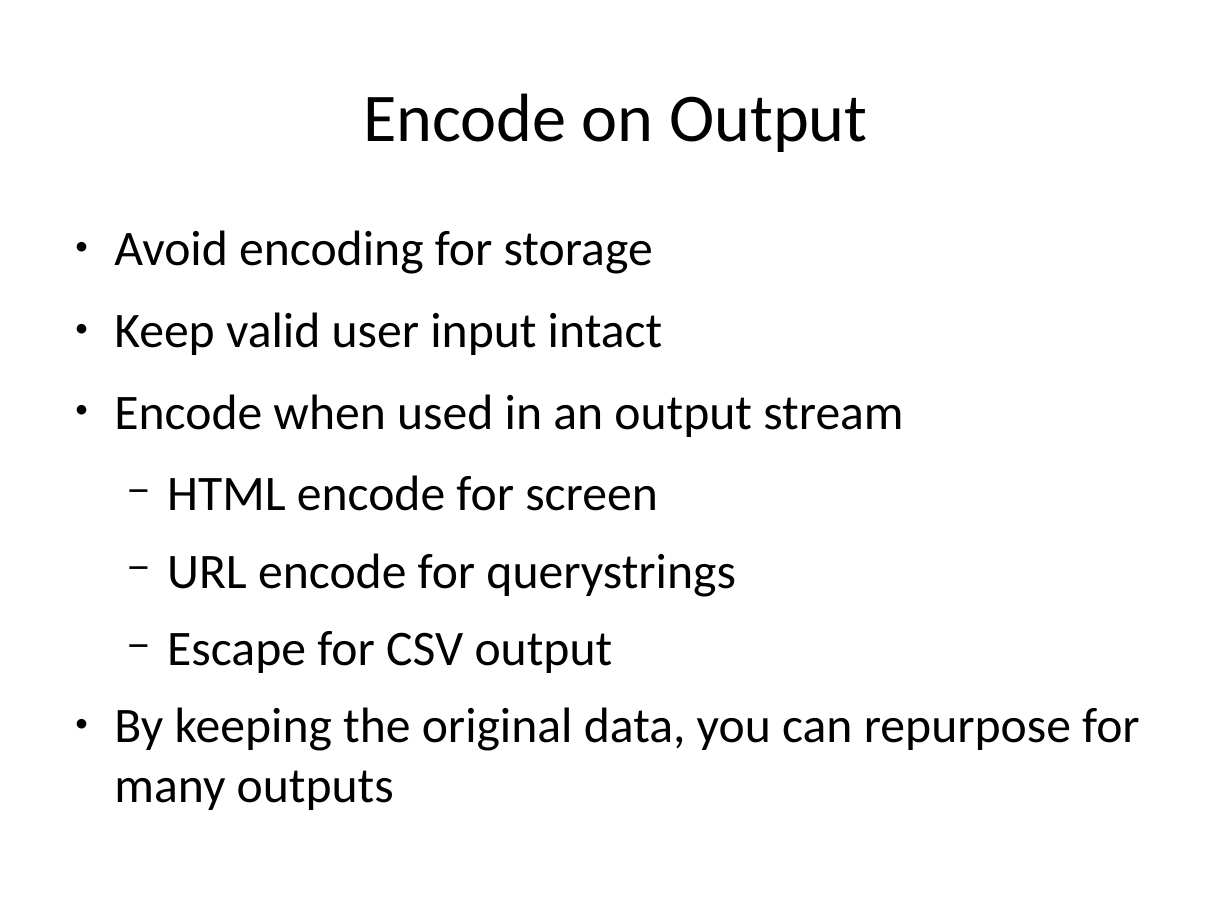
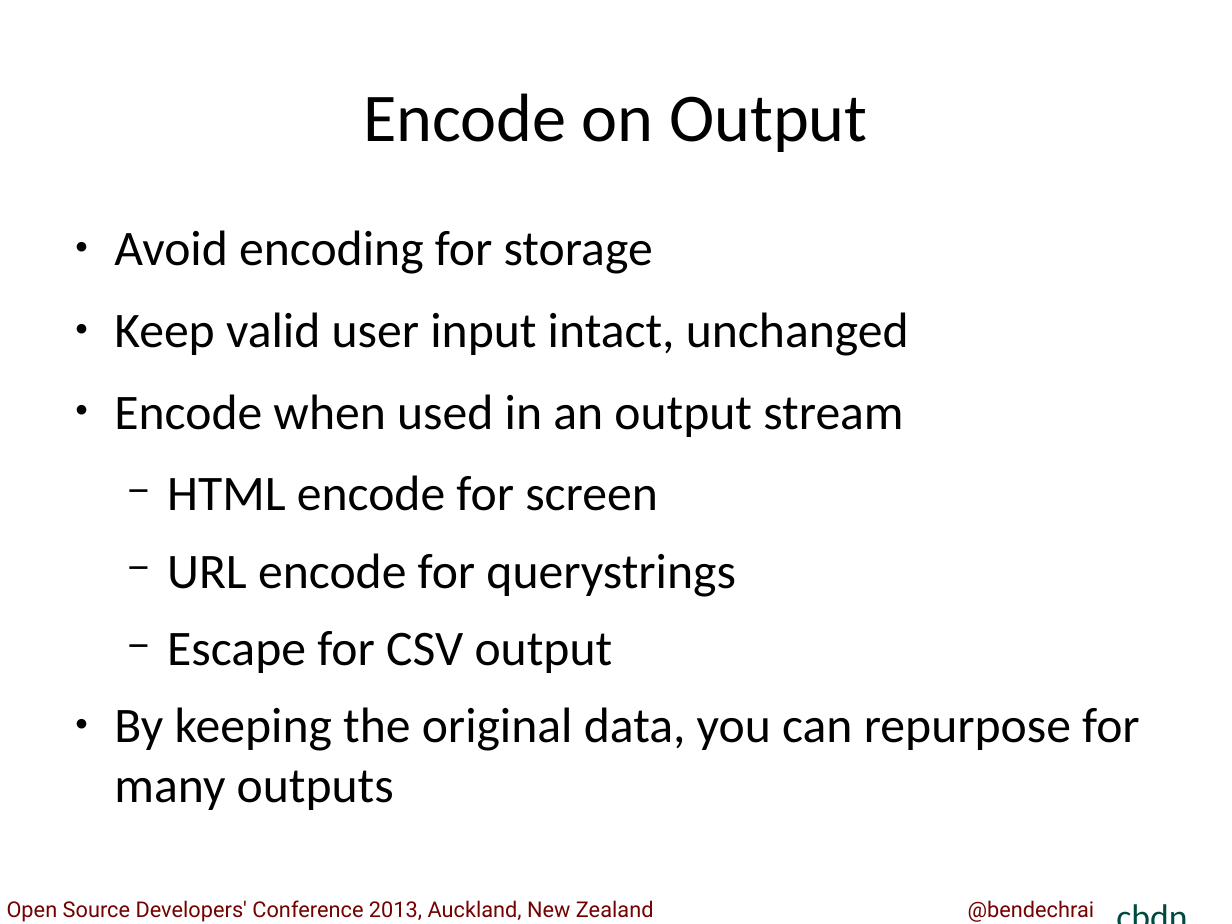
Before and after one commit to bendechrai/preso-understanding-php, a slide deck: slide 19 of Understanding PHP; a Guide to Security.odp. Drawn at 1232x924 pixels with LibreOffice and Linux fonts; fonts in the diff are those of the drawing. Boxes give left, top, right and bottom in pixels: in the first picture for what was removed or moved away, otherwise in the second. Text is boxed around its words. In the diff, an @@ line names an element or a change of style, - is before the commit and + after.

```diff
--- a/Understanding PHP; a Guide to Security.odp
+++ b/Understanding PHP; a Guide to Security.odp
@@ text at <box>114,312,909,356</box>: text changed @@
-● Keep valid user input intact
+● Keep valid user input intact, unchanged
@@ text added at <box>1106,889,1232,924</box>, 23 pt, text #004B3F @@
+cbdn
@@ text added at <box>7,900,654,922</box>, 14 pt, text #730200 @@
+Open Source Developers' Conference 2013, Auckland, New Zealand
@@ text added at <box>968,900,1095,922</box>, 14 pt, text #730200 @@
+@bendechrai
```
Also in this commit, not shown: 16 other slides changed, 8 slides added, 7 slides removed, 8 other files.
